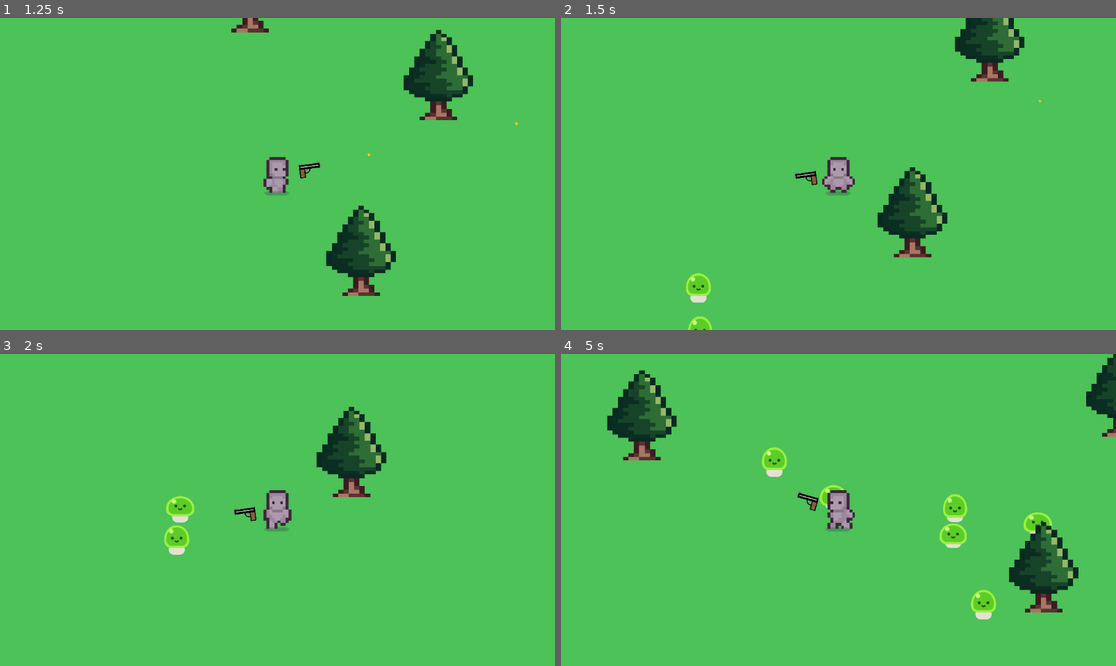
Above: before the commit, frames 1-4 (two rows, left to right).
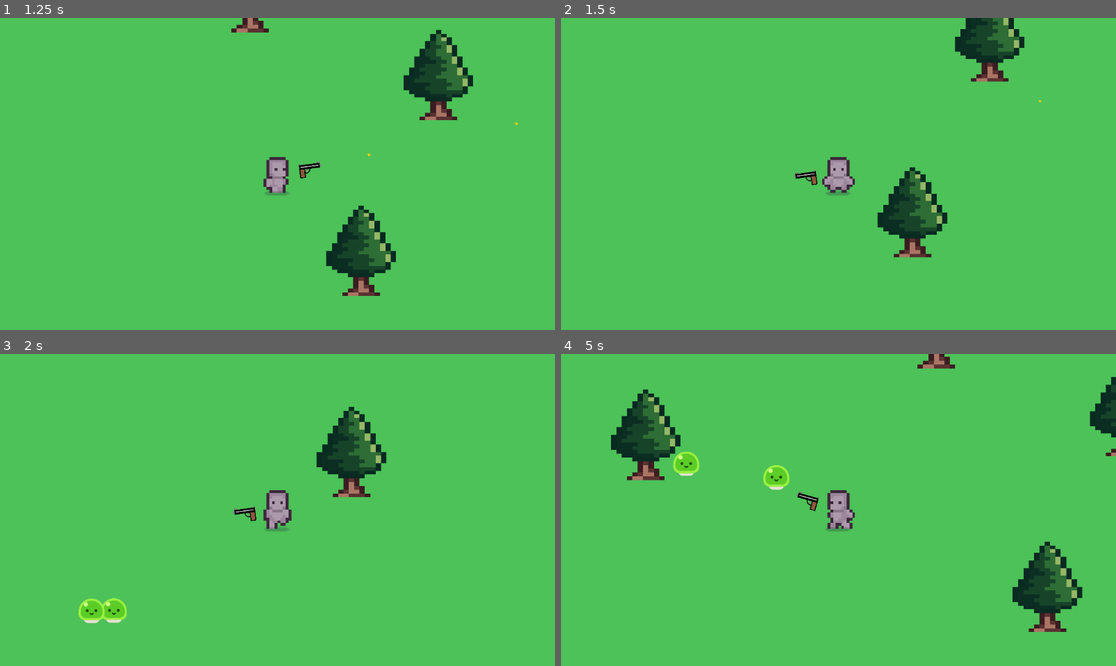
Above: after the commit, the same moments.

Repository: bryan-gagne-plante/BulletBallet
Game: Godot game, scene res://gameplay_scene.tscn
Two runs of this game, one before a commit and one after it. Both use one fixed random seed, a clock stepped at 60 frames per second and the inputs below.
Inputs (mouse positions are in pixels of both pictures, inside the frame that each line leads up to):
- Up to frame 1 (1.25 s): tap Enter at 0.5 s; move the mouse to (399, 158) at 0.52 s; press the mouse at (399, 158) at 0.53 s; hold D (move_right) from 0.53 s (still down)
- Up to frame 2 (1.5 s): move the mouse to (727, 189) at 1.27 s; release D (move_right) at 1.28 s; release the mouse at (727, 189) at 1.28 s; hold S (move_down) from 1.28 s (still down); click (727, 189) at 1.35 s
- Up to frame 3 (2 s): keep holding S (move_down)
- Up to frame 4 (5 s): move the mouse to (894, 441) at 2.02 s; release S (move_down) at 2.03 s; press the mouse at (894, 441) at 2.03 s; hold D (move_right) 2.03-2.78 s; move the mouse to (810, 572) at 2.77 s; release the mouse at (810, 572) at 2.78 s; hold W (move_up) 2.78-3.53 s; click (810, 572) at 2.85 s; move the mouse to (1005, 556) at 3.52 s; press the mouse at (1005, 556) at 3.53 s; hold A (move_left) from 3.53 s (still down); move the mouse to (672, 463) at 4.27 s; release the mouse at (672, 463) at 4.28 s; click (672, 463) at 4.35 s

Frame 1 is identical in both runs. In frame 2, 0.5% of the frame differs, in the area x 22-28%, y 81-100%; in frame 3, 1.3%; in frame 4, 7.8%, in the area x 8-100%, y 0-90%.
Error after the commit: Parse Error: Preload file "res://smoke_explosion/smoke_explosion.tscn" does not exist. (res://mob.gd:3)

Commit message:
mob die in a smoke screen added

Diff:
--- a/mob.gd
+++ b/mob.gd
@@ -1,7 +1,10 @@
 extends CharacterBody2D
+
+const SMOKE_EXPLOSION = preload("res://smoke_explosion/smoke_explosion.tscn")
 
 @export var health = 3
 @onready var player = get_node("/root/Game/CharacterBody2D")
+
 
 func _ready():
 	%Slime.play_walk()
@@ -17,3 +20,7 @@
 
 	if health == 0:
 		queue_free()
+
+		var smoke = SMOKE_EXPLOSION.instantiate()
+		get_parent().add_child(smoke)
+		smoke.global_position = global_position
